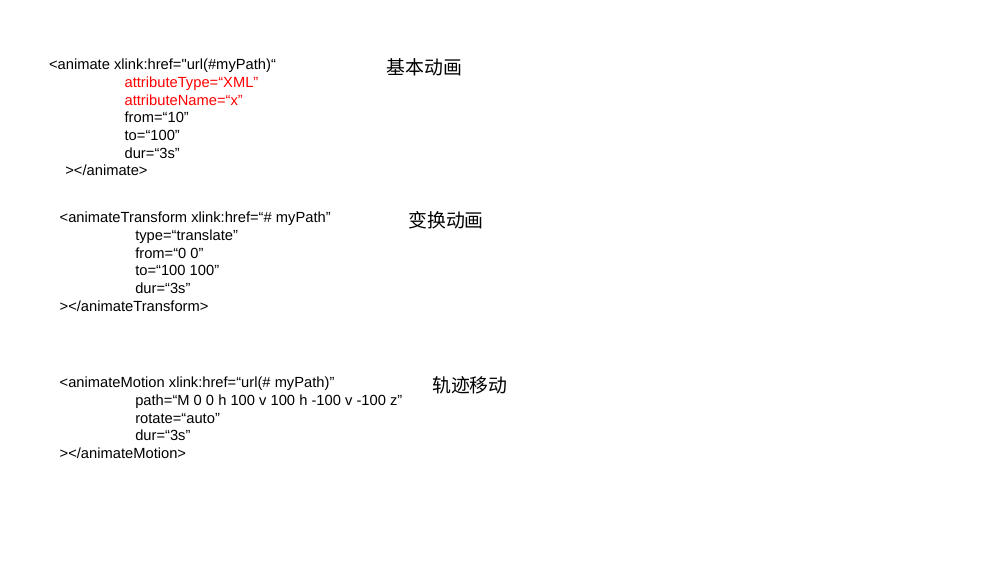
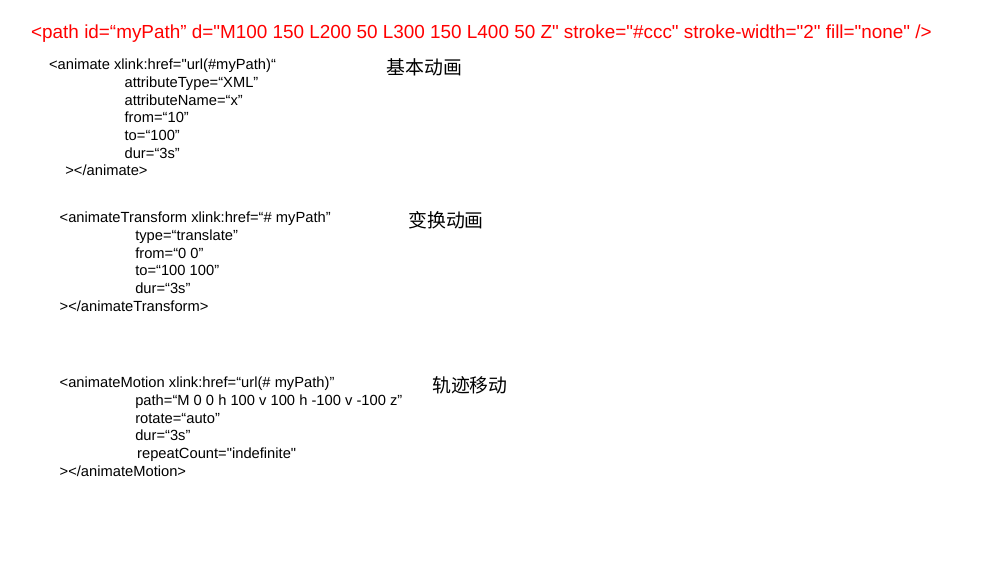
Before and after one commit to lss0928/git_test, a slide deck: slide 32 of svg/走进SVG - 副本.pptx. Drawn at 1008x567 pixels with LibreOffice and Linux fonts; fonts in the diff are those of the drawing. Boxes give left, top, right and bottom in pixels: in the first picture for what was removed or moved away, otherwise in the second. Text is boxed around its words. In the diff, an @@ line names an element or a change of style, - is before the commit and + after.

```diff
--- a/svg/走进SVG - 副本.pptx
+++ b/svg/走进SVG - 副本.pptx
@@ text added at bbox=[31, 24, 910, 42], 18 pt, text #FF0000 @@
+<path id=“myPath” d="M100 150 L200 50 L300 150 L400 50 Z" stroke="#ccc" stroke-width="2" fill="none" />
@@ text at bbox=[125, 76, 259, 105]: text colour #FF0000 to #000000 in "attributeType=“XML”", "attributeName=“x”" @@
@@ text at bbox=[137, 447, 296, 461]: paragraph added @@
+repeatCount="indefinite"
```
Also in this commit, not shown: 22 other slides changed, 1 slide added, 2 slides removed, 14 other files.
